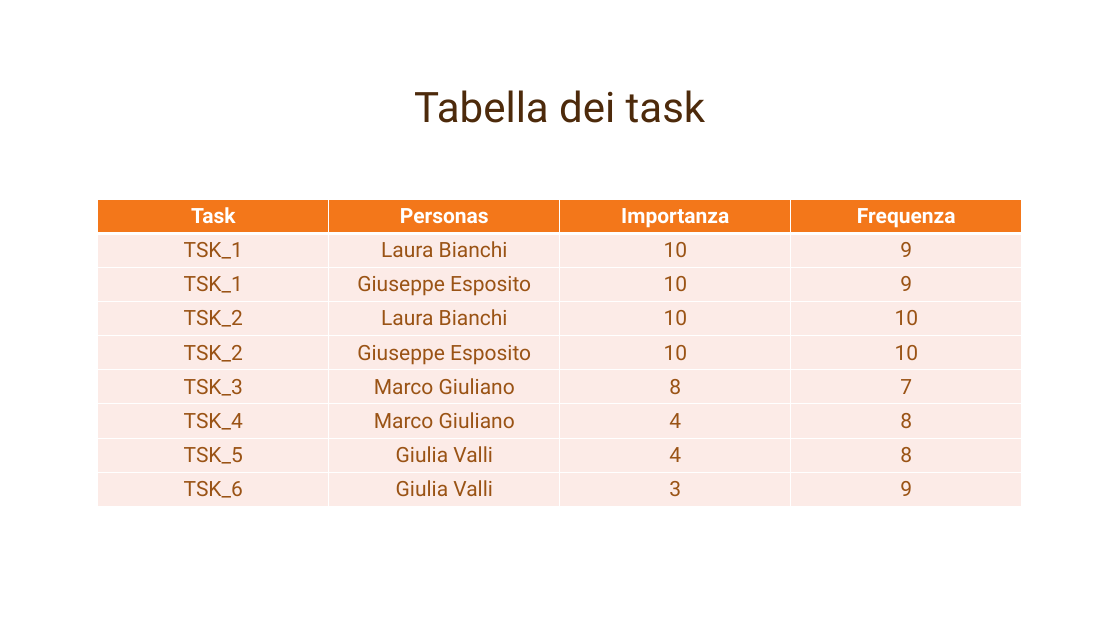
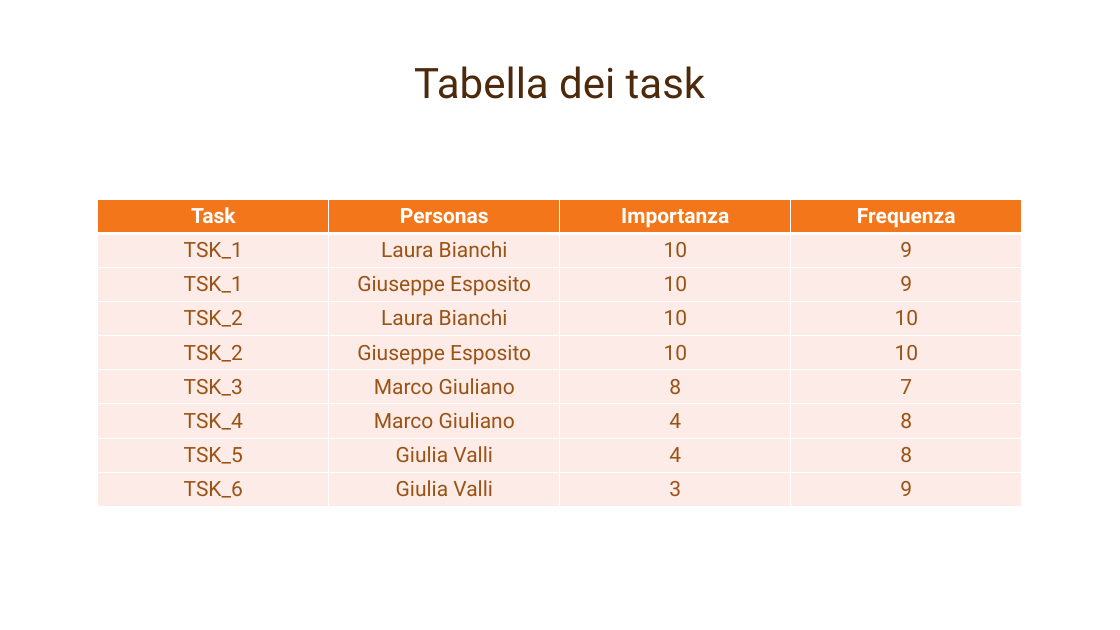
Before and after one commit to mcastellaneta/Recyclapp, a slide deck: slide 10 of Presentazione IUM/RecyclApp.pptx. Drawn at 1120x630 pixels with LibreOffice and Linux fonts; fonts in the diff are those of the drawing; background and template pictures are left out. Boxes give left, top, right and bottom in pixels: in the first picture for what was removed or moved away, otherwise in the second. Text is boxed around its words. In the diff, an @@ line names an element or a change of style, - is before the commit and + after.

```diff
--- a/Presentazione IUM/RecyclApp.pptx
+++ b/Presentazione IUM/RecyclApp.pptx
@@ title "Tabella dei task": place and size @@
-title "Tabella dei task" at (414, 90, 705, 123)
+title "Tabella dei task" at (414, 66, 705, 99)
```
Also in this commit, not shown: 23 other slides changed.
